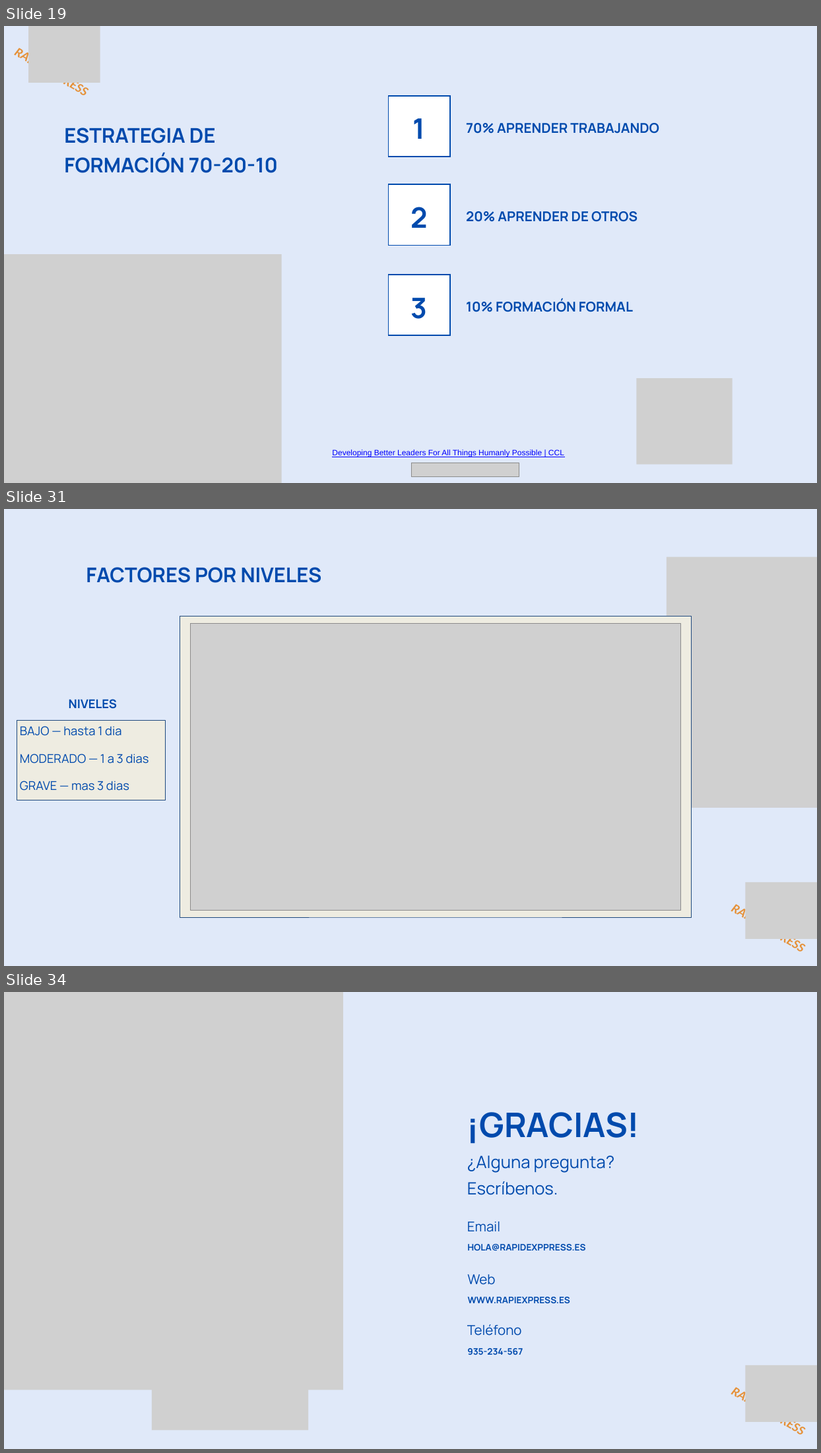
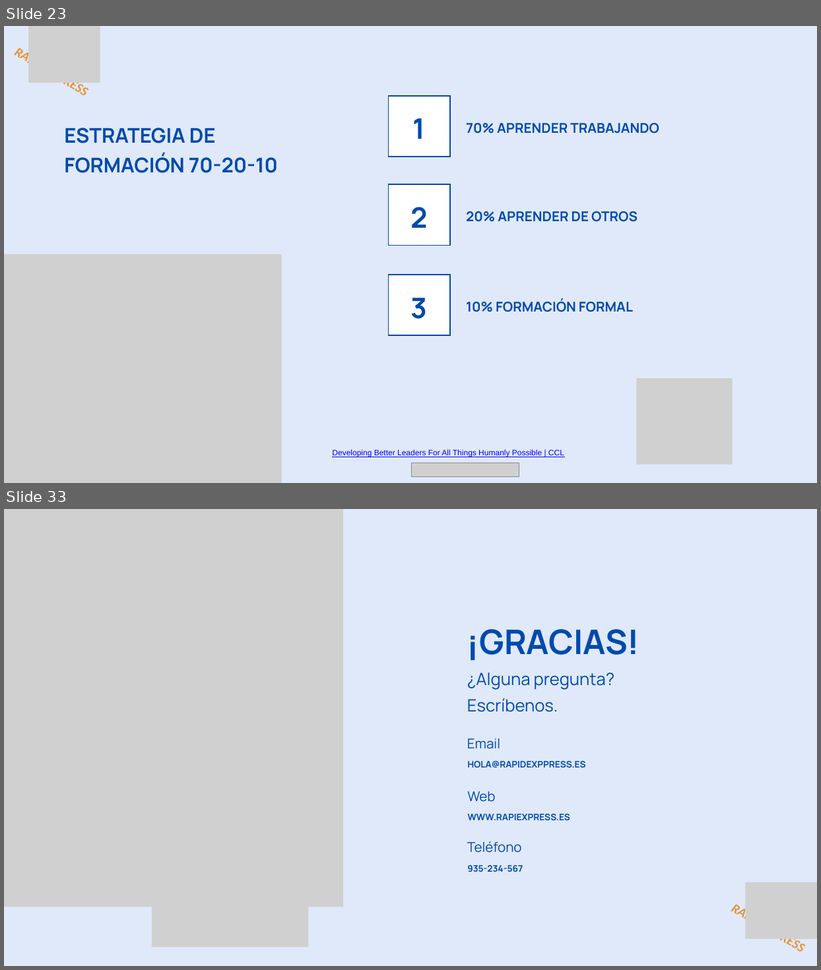
Before and after one commit to ITACADEMYprojectes/ProjecteData, a slide deck: Equip_28/Results/Analisis_PAP_and_ABL_RapidExpres_2026_11_05.pptx. Shown one above the other, each under a label of ours: slides 19, 31 and 34 before the commit, slides 23 and 33 after it; the slides between them are not shown. The pictures are 821x1453 and 821x970 pixels, drawn with LibreOffice and Linux fonts; fonts in the diff are those of the drawing; grey boxes stand for pictures. Boxes give left, top, right and bottom in pixels: in the first picture for what was removed or moved away, otherwise in the second. Text is boxed around its words. In the diff, an @@ line names an element or a change of style, - is before the commit and + after.

```diff
--- a/Equip_28/Results/Analisis_PAP_and_ABL_RapidExpres_2026_11_05.pptx
+++ b/Equip_28/Results/Analisis_PAP_and_ABL_RapidExpres_2026_11_05.pptx
@@ slide 31 removed at box(4, 509, 817, 966), background #E0E9F9 @@
@@ text removed at box(86, 567, 322, 583) @@
-FACTORES POR NIVELES
@@ picture removed at box(667, 557, 817, 808) @@
@@ rectangle removed at box(180, 616, 691, 918) @@
@@ picture removed at box(191, 623, 681, 910) @@
@@ text removed at box(20, 699, 149, 791) @@
-NIVELES
-BAJO — hasta 1 dia
-MODERADO — 1 a 3 dias
-GRAVE — mas 3 dias
@@ rectangle removed at box(17, 721, 166, 801) @@
@@ picture removed at box(746, 883, 817, 939) @@
@@ text removed at box(721, 894, 816, 966) @@
-RAPID EXPRESS
@@ what was slide 19 is now slide 23 @@
@@ what was slide 34 is now slide 33 @@
```
Also in this commit, not shown: 1 slide changed, 12 slides added, 12 other slides removed.
